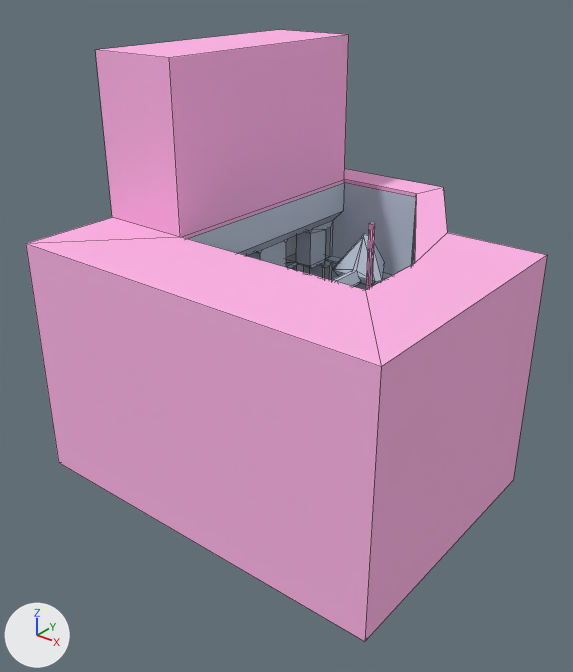
What one commit did to the Blender file assets/lvl/Refinery.blend.
Rendered twice from a camera (50 mm lens) standing at (63.6, -76.4, 79.3) and looking at (-8.8, 14.2, 23.1). Lighting does not change. The marker at lower left points along +X, +Y and +Z. Mesh edges are drawn as thin lines.
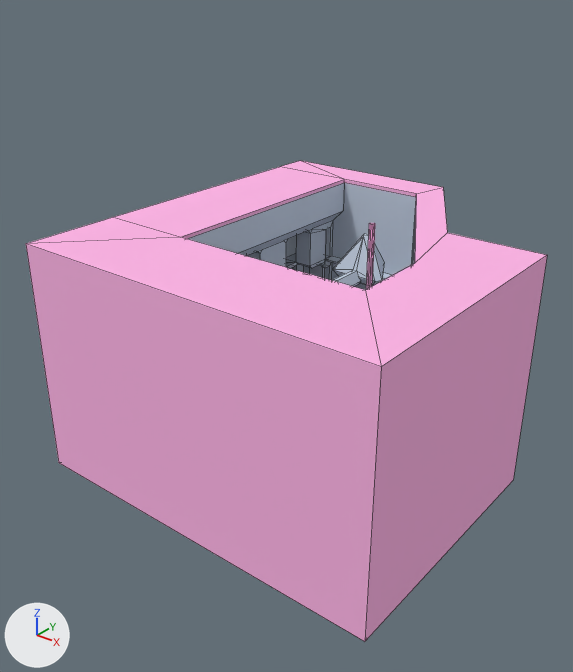
The newer file is also turned or shifted as a whole; pictures and numbers use the older file's frame.

Where the change shows, as pixel boxes [x1, y1, x2, y2] in the pictures (573 x 672 px):
```json
{"object": "Cube.001", "change": "reshaped", "before": [26, 30, 547, 642], "after": [26, 161, 547, 642], "on screen": "21% shorter"}
{"part": 1, "of": "me_cube_001", "change": "cut back", "before": [96, 30, 349, 237], "after": [112, 167, 344, 237]}
```

Edits to the scene script, one JSON object a line:
```json
{"block": "me_cube_001", "where": "me_cube_001.from_pydata(...)  # 23 vertices, 21 faces; spans x -31.7..31.7, y -33.8..33.8, z -20.6..45.5"}
{"block": "me_cube_001", "where": "# used by ob_cube_001; location = (-6.6, 21.9, 20.3)"}
{"block": "me_cube_001", "where": "# verts and faces of me_cube_001; kept vertices keep their numbers, new ones are numbered from 23"}
{"block": "me_cube_001", "where": "# before: 3 (-15.7, -17.0, 19.2) at pixel (180, 237), 4 (-15.7, 27.0, 19.2) at pixel (344, 179), 17 (-31.7, -17.0, 19.2) at pixel (112, 217), 18 (-31.7, 27.0, 19.2), 19 (-15.7, 27.0, 45.5) at pixel (348, 34)"}
{"block": "me_cube_001", "where": "# before: 20 (-15.7, -17.0, 45.5) at pixel (169, 57), 21 (-31.7, 27.0, 45.5) at pixel (279, 29), 22 (-31.7, -17.0, 45.5) at pixel (95, 49)"}
{"block": "me_cube_001", "change": "me_cube_001 part 1"}
{"op": "add", "block": "me_cube_001", "code": "delete_vertices([*range(19, 23)])  # with the faces that use them"}
{"op": "add", "block": "me_cube_001", "code": "faces += [(3, 4, 18, 17)]"}
```
